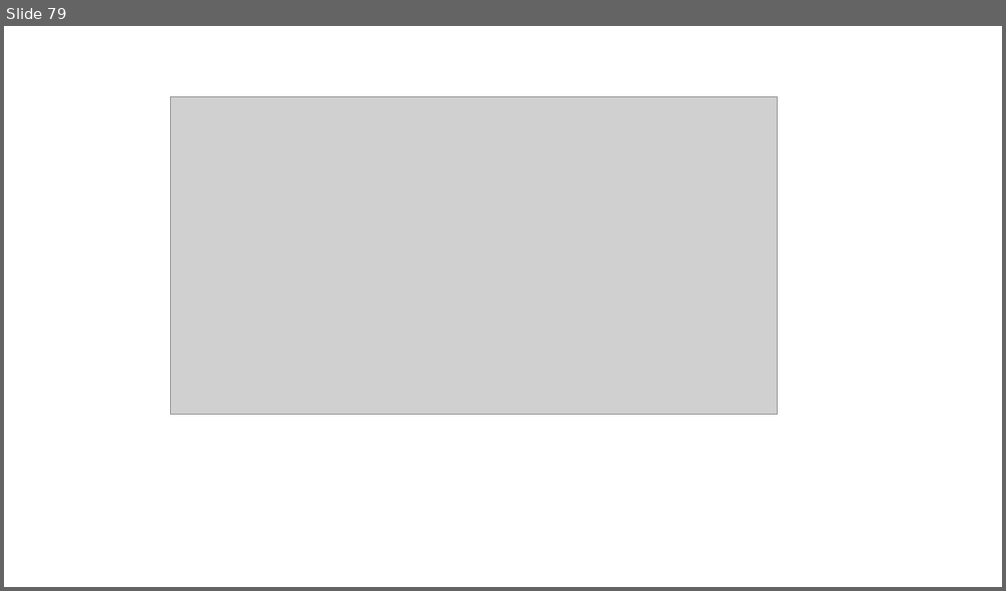
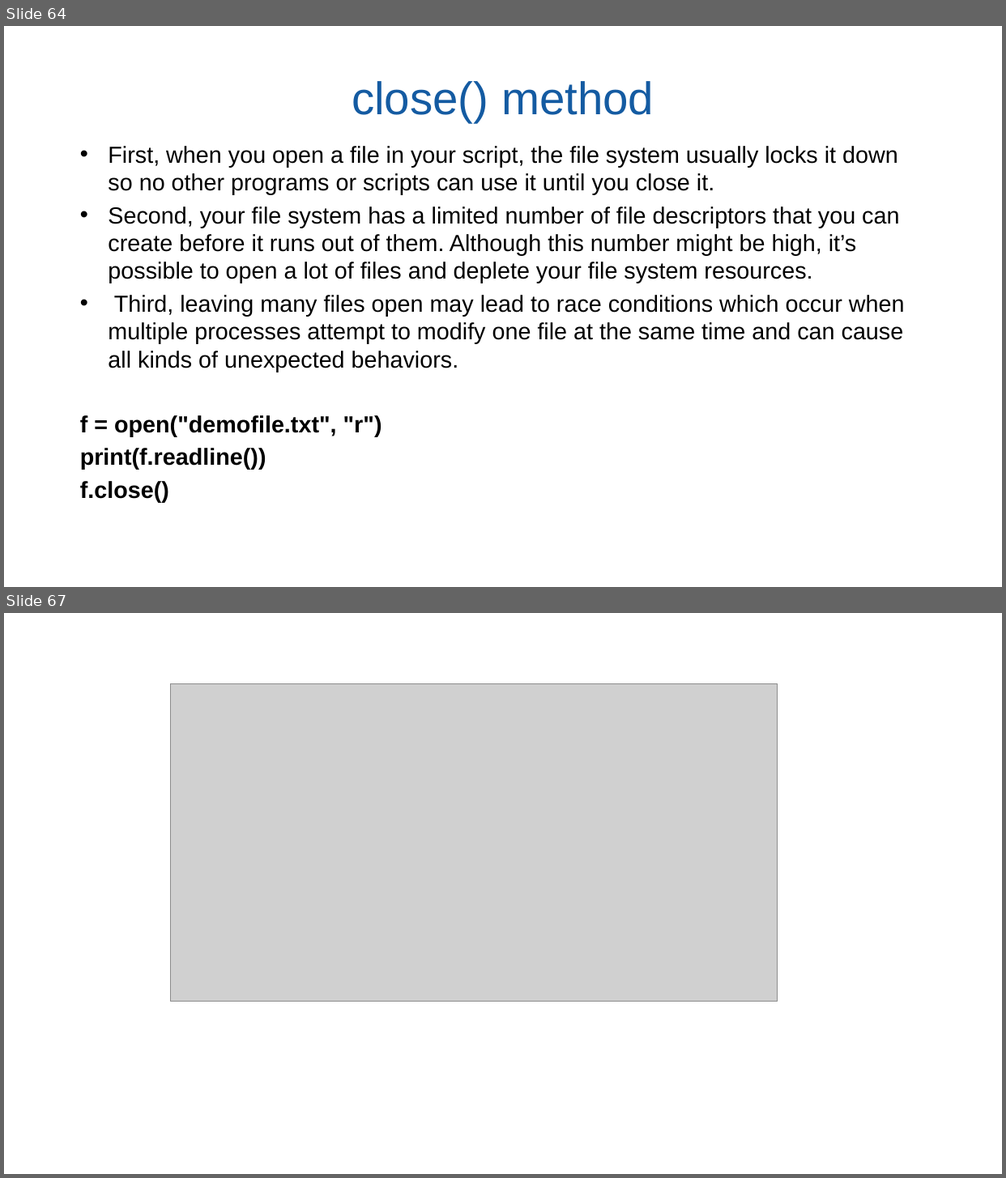
Before and after one commit to S-AMK/S-AMK, a slide deck: UNIT-4.pptx. Shown one above the other, each under a label of ours: slide 79 before the commit, slides 64 and 67 after it; the slides between them are not shown. The pictures are 1006x591 and 1006x1178 pixels, drawn with LibreOffice and Linux fonts; fonts in the diff are those of the drawing; grey boxes stand for pictures. Boxes give left, top, right and bottom in pixels: in the first picture for what was removed or moved away, otherwise in the second. Text is boxed around its words. In the diff, an @@ line names an element or a change of style, - is before the commit and + after.

```diff
--- a/UNIT-4.pptx
+++ b/UNIT-4.pptx
@@ slide 64 added at bbox=[4, 26, 1002, 587], background #FFFFFF @@
@@ title added at bbox=[351, 81, 654, 122], 44 pt, text #145BA2 @@
+close() method
@@ text added at bbox=[80, 146, 905, 502], 22.4 pt, text #000000 @@
+• First, when you open a file in your script, the file system usually locks it down so no other programs or scripts can use it until you close it.
+• Second, your file system has a limited number of file descriptors that you can create before it runs out of them. Although this number might be high, it’s possible to open a lot of files and deplete your file system resources.
+• Third, leaving many files open may lead to race conditions which occur when multiple processes attempt to modify one file at the same time and can cause all kinds of unexpected behaviors.
+f = open("demofile.txt", "r")
+print(f.readline())
+f.close()
@@ what was slide 79 is now slide 67 @@
```
Also in this commit, not shown: 49 slides changed, 37 other slides added, 42 slides removed.
